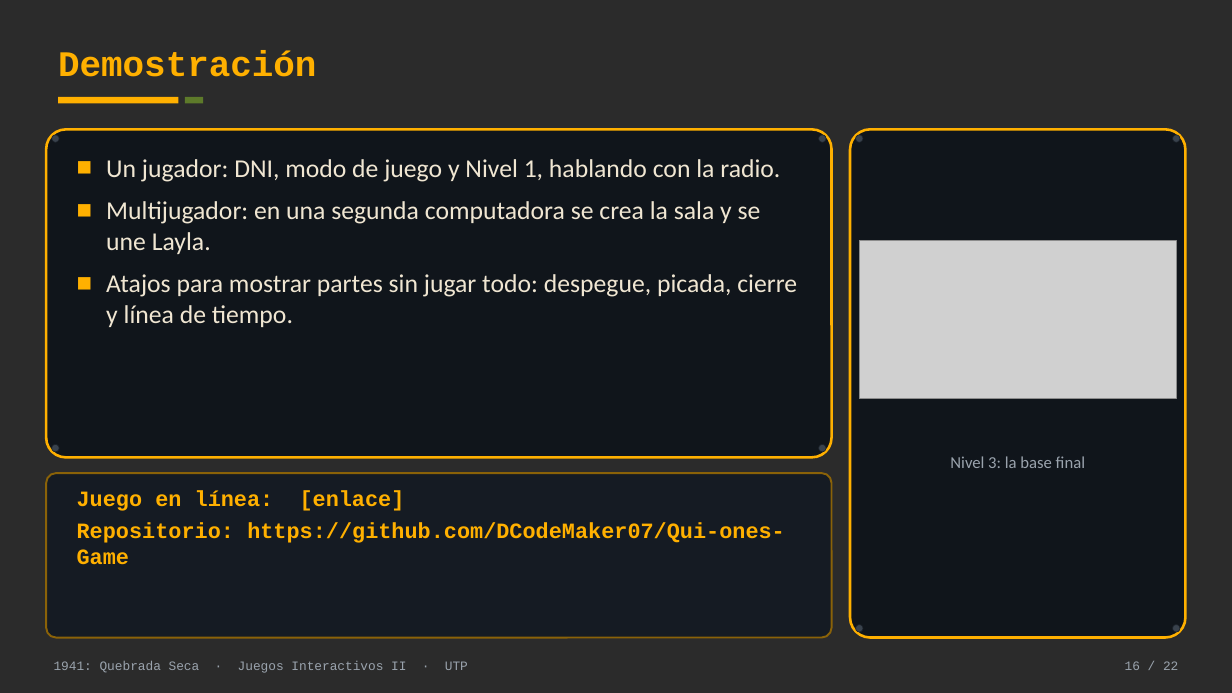
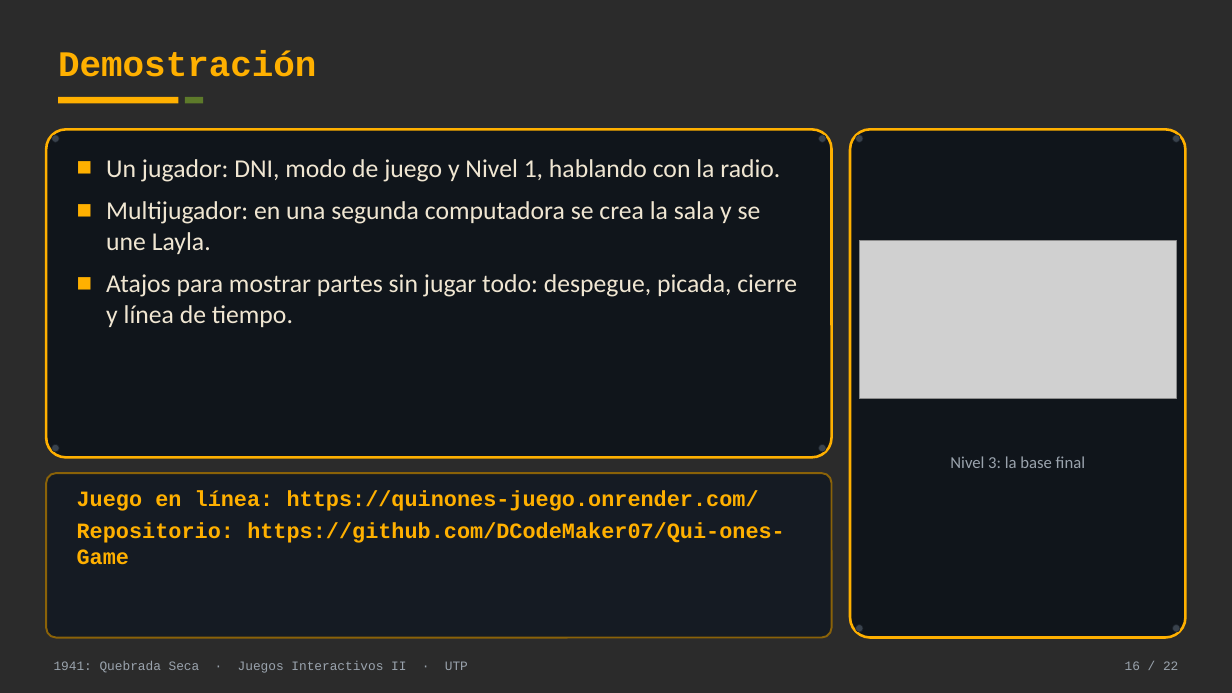
Before and after one commit to DCodeMaker07/Qui-ones-Game, a slide deck: slide 16 of fuentes/presentacion/1941-quebrada-seca.pptx. Drawn at 1232x693 pixels with LibreOffice and Linux fonts; fonts in the diff are those of the drawing; grey boxes stand for pictures; background and template pictures are left out; a plain dark background stands for a picture behind light text. Boxes give left, top, right and bottom in pixels: in the first picture for what was removed or moved away, otherwise in the second. Text is boxed around its words. In the diff, an @@ line names an element or a change of style, - is before the commit and + after.

Commit message:
Presentación: ajustes al PPTX

```diff
--- a/fuentes/presentacion/1941-quebrada-seca.pptx
+++ b/fuentes/presentacion/1941-quebrada-seca.pptx
@@ text at (77,490,759,511): text changed @@
-Juego en línea: [enlace]
+Juego en línea: https://quinones-juego.onrender.com/
```
